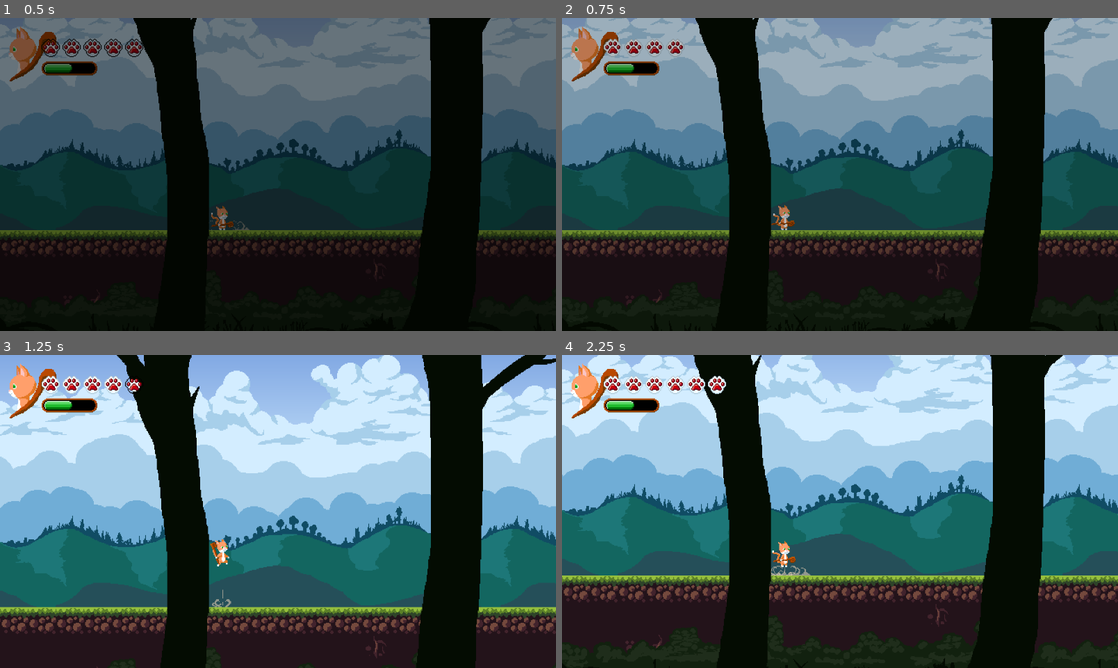
Above: before the commit, frames 1-4 (two rows, left to right).
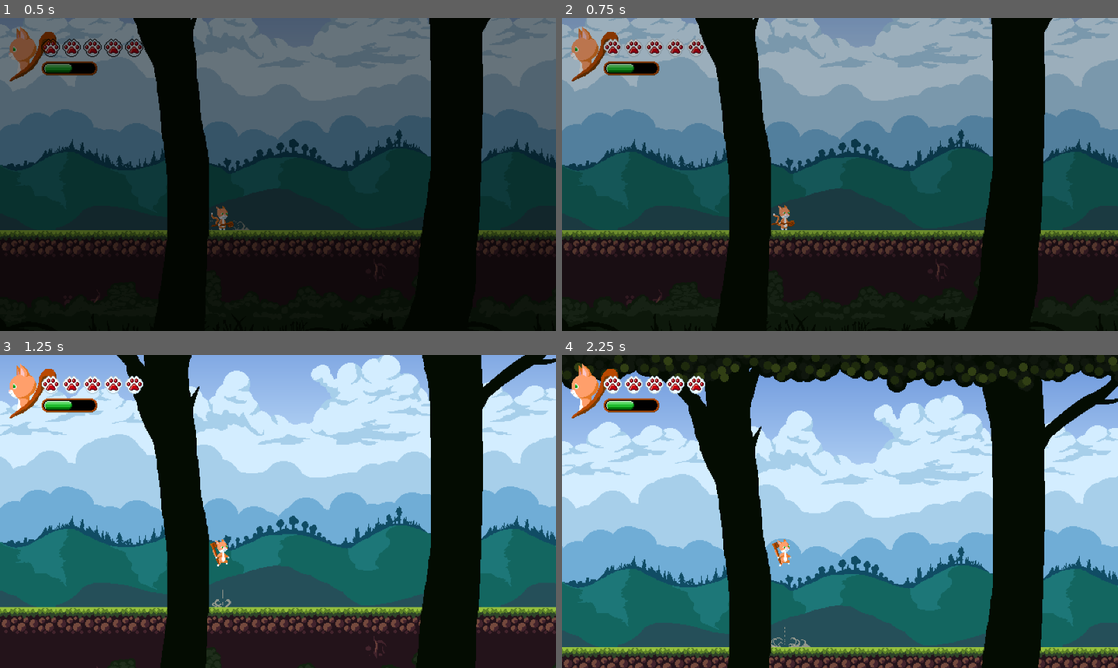
Above: after the commit, the same moments.

Repository: PalomPorom7/Metroidvania
Game: Godot game, scene res://Scenes/game.tscn
The game is run twice, just before and just after one commit, with the same random seed, the same clock (stepped at 60 frames per second) and the same inputs.
Inputs:
- Up to frame 1 (0.5 s): no input
- Up to frame 2 (0.75 s): tap Enter at 0.5 s; hold Down (look_down) from 0.53 s (still down)
- Up to frame 3 (1.25 s): keep holding Down (look_down); tap Z (jump) at 0.77, 1.07 s; tap Up (look_up) at 0.8 s
- Up to frame 4 (2.25 s): release Down (look_down) at 1.28 s; tap Up (look_up) at 1.35 s; tap Z (jump) at 1.52, 1.55, 1.82 s; hold Z (jump) from 2.03 s (still down)

Frame 1 is identical in both runs. In frame 2, 0.1% of the frame differs, in the area x 22-26%, y 6-13%; in frame 3, less than 0.1%; in frame 4, 76%, in the area x 0-100%, y 0-100%.

Commit message:
Double Jump

Diff:
--- a/Scenes/Characters/kitty.tscn
+++ b/Scenes/Characters/kitty.tscn
@@ -1,6 +1,6 @@
 [gd_scene format=3 uid="uid://c4bxjxcgtvxyv"]
 
-[ext_resource type="Script" uid="uid://cnabtvk7aqowv" path="res://Scripts/character.gd" id="1_4d7gs"]
+[ext_resource type="Script" uid="uid://dguleimd3kwbg" path="res://Scripts/player_character.gd" id="1_mc7f2"]
 [ext_resource type="Texture2D" uid="uid://c0kyuoboi64uw" path="res://Assets/Sprites/Kitty/Cat-Default.png" id="2_4d7gs"]
 [ext_resource type="Script" uid="uid://dl7rh5imgcgw7" path="res://Scripts/hurt_box.gd" id="2_mc7f2"]
 [ext_resource type="AnimationNodeStateMachine" uid="uid://b3arg8hd30d1r" path="res://Scenes/Characters/locomotion.tres" id="3_8h8s0"]
@@ -270,7 +270,7 @@
 [node name="Kitty" type="CharacterBody2D" unique_id=2011354323]
 visibility_layer = 3
 collision_layer = 256
-script = ExtResource("1_4d7gs")
+script = ExtResource("1_mc7f2")
 _walk_speed = 64.0
 _run_speed = 128.0
 _acceleration = 256.0
--- a/Scripts/Managers/game_manager.gd
+++ b/Scripts/Managers/game_manager.gd
@@ -22,12 +22,8 @@
 
 func _input(event: InputEvent) -> void:
 	if event.is_action_pressed("look_up"):
-		File.data.max_health += 1
-		_kitty_hurt_box.initialize(File.data.max_health)
-		File.save_game()
-	elif event.is_action_pressed("look_down"):
-		File.data.max_health -= 1
-		_kitty_hurt_box.initialize(File.data.max_health)
+		print("Unlock Double Jump")
+		File.data.abilities_unlocked[Enums.Abilities.DOUBLE_JUMP] = true
 		File.save_game()
 
 
--- a/Scripts/Resources/data.gd
+++ b/Scripts/Resources/data.gd
@@ -8,17 +8,10 @@
 var current_magic: float
 
 
-var name: String
-var on_or_off: bool
-var max_health_upgrades: Array[bool]
-var group_of_related_information: Dictionary = {"key": "value"}
-var coordinates: Vector2
-var favourite_colour: Color
-# var my_custom_resource: CustomResource
+@export var abilities_unlocked: Array[bool]
 
 
 func _init() -> void:
 	max_health = 5
 	max_magic = 64.0
-	max_health_upgrades.resize(4)
-	group_of_related_information["something"] = false
+	abilities_unlocked.resize(Enums.Abilities.size())
--- /dev/null
+++ b/Scripts/enums.gd
@@ -0,0 +1,11 @@
+class_name Enums
+
+
+enum Abilities
+{
+	DOUBLE_JUMP,
+	WALL_JUMP,
+	DASH,
+	HAT,
+	SHOOT
+}
--- /dev/null
+++ b/Scripts/player_character.gd
@@ -0,0 +1,29 @@
+extends Character
+
+
+signal double_jumped(position: Vector2, flipped: bool)
+
+
+# Local reference to the Save Data Resource's list of unlocked abilities
+@onready var _abilities_unlocked: Array[bool] = File.data.abilities_unlocked
+var _double_jump_is_ready: bool = true
+
+
+func jump() -> bool:
+	if _abilities_unlocked[Enums.Abilities.DOUBLE_JUMP] and _double_jump_is_ready and not _is_on_floor:
+		# do the double jump here
+		#print("Double Jumped!")
+		velocity.y = _jump_force
+		_jump_sfx.play_random()
+		double_jumped.emit(position, _sprite.flip_h)
+		_double_jump_is_ready = false
+		is_jumping = true
+		return true
+	return super.jump()
+
+
+func _on_landed() -> void:
+	super._on_landed()
+	if not _double_jump_is_ready:
+		#print("Double Jump is ready!")
+		_double_jump_is_ready = true
Not shown, added: Scripts/enums.gd.uid
Not shown, added: Scripts/player_character.gd.uid
